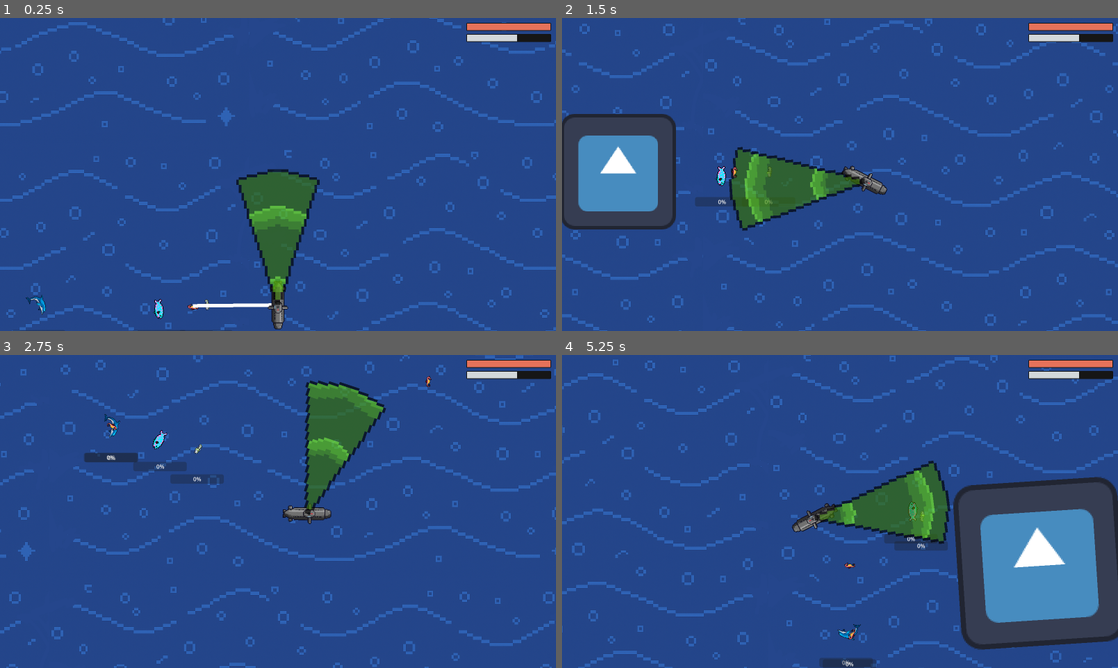
Above: before the commit, frames 1-4 (two rows, left to right).
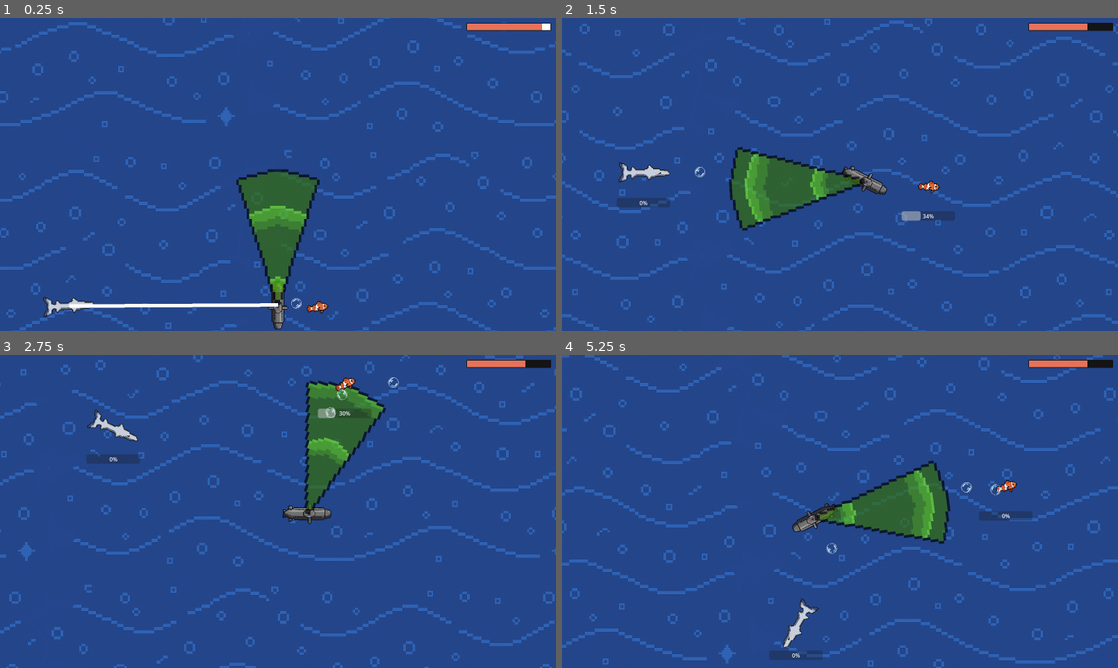
Above: after the commit, the same moments.

Repository: AbuHarambe/Deepsea_Invaders
Game: Godot game, scene res://Scenes/main.tscn
Same seed, same stepped clock (60 frames per second), same inputs: the game is played once before the commit and once after it. This scene is started directly instead of the project's main scene. The engine's default icon, where the game draws it, is replaced by a stand-in: a white triangle on a blue panel in a dark square.
Inputs (mouse positions are in pixels of both pictures, inside the frame that each line leads up to):
- Up to frame 1 (0.25 s): no input
- Up to frame 2 (1.5 s): move the mouse to (962, 158) at 0.52 s; hold D (Right) 0.53-1.28 s; click (962, 158) at 0.67 s; move the mouse to (728, 190) at 1.27 s; hold S (Down) from 1.28 s (still down)
- Up to frame 3 (2.75 s): move the mouse to (333, 442) at 2.02 s; release S (Down) at 2.03 s; hold D (Right) from 2.03 s (still down)
- Up to frame 4 (5.25 s): move the mouse to (812, 574) at 2.77 s; release D (Right) at 2.78 s; hold W (Up) 2.78-3.53 s; click (812, 574) at 2.92 s; move the mouse to (1006, 558) at 3.52 s; hold A (Left) 3.53-5.03 s; move the mouse to (673, 464) at 4.27 s; move the mouse to (867, 511) at 5.02 s; hold S (Down) from 5.03 s (still down); click (867, 511) at 5.17 s

The runs differ from the first frame. In frame 1, 1.4% of the frame differs, in the area x 2-100%, y 1-100%; in frame 2, 8.7%; in frame 3, 1.9%; in frame 4, 26%, in the area x 0-100%, y 0-100%.

Commit message:
BUGS
Projectiles work now
Assets are Rotated Correctly
Collisions work correctly
Scanner works

TO-DO:
Fische sollten einen teilaspekt im code haben, der denen sagt, dass sie sich gegenseiteg nicht zu nahe kommen wollen.
Spawner und Level Mechanik muss noch gemacht werden

Diff:
--- a/Assets/Data/wiki_data.json
+++ b/Assets/Data/wiki_data.json
@@ -2,75 +2,75 @@
 	{
 		"name": "Clownfisch",
 		"tier1": "[b]Tier 1[/b]
-[table=2]
-[cell][b]Eigenschaft[/b][/cell]
-[cell][b]Anemonenfische[/b][/cell]
+			[table=2]
+			[cell][b]Eigenschaft[/b][/cell]
+			[cell][b]Anemonenfische[/b][/cell]
 
-[cell]Artenanzahl[/cell]
-[cell]ca. 30[/cell]
+			[cell]Artenanzahl[/cell]
+			[cell]ca. 30[/cell]
 
-[cell]Größe[/cell]
-[cell]Bis zu 20cm[/cell]
+			[cell]Größe[/cell]
+			[cell]Bis zu 20cm[/cell]
 
-[cell]Gewicht[/cell]
-[cell]Bis zu 200g[/cell]
+			[cell]Gewicht[/cell]
+			[cell]Bis zu 200g[/cell]
 
-[cell]Lebensraum[/cell]
-[cell]Symbiose mit Anemonen; Schutz durch Schleimschicht vor dem Nesselgift der Anemone[/cell]
+			[cell]Lebensraum[/cell]
+			[cell]Symbiose mit Anemonen; Schutz durch Schleimschicht vor dem Nesselgift der Anemone[/cell]
 
-[cell]Lebensweise[/cell]
-[cell]Harem mit einen [b]festen[/b] Paar[/cell]
+			[cell]Lebensweise[/cell]
+			[cell]Harem mit einen [b]festen[/b] Paar[/cell]
 
-[cell]Fortpflanzung[/cell]
-[cell]Eiablage bei Vollmond vor Anemone; ca. 250 Eier[/cell]
+			[cell]Fortpflanzung[/cell]
+			[cell]Eiablage bei Vollmond vor Anemone; ca. 250 Eier[/cell]
 
-[cell]Ernährung[/cell]
-[cell]Allesfresser (Plankton, kleine Krebstiere, Algenreste)[/cell]
+			[cell]Ernährung[/cell]
+			[cell]Allesfresser (Plankton, kleine Krebstiere, Algenreste)[/cell]
 
-[cell]Lebenserwartung[/cell]
-[cell]Bis zu 10 Jahre[/cell]
-[/table]
-",
-		"tier2": "[b]Tier 2[/b]
-Der Anemonenfisch ist der bunte WG-Bewohner der Korallenstadt: klein, laut, emotional abhängig – und definitiv passiv-aggressiv.
-Sein ganzes Leben dreht sich um eine schleimige Mitbewohnerin: die Seeanemone.
-Er lebt darin, schläft darin, verteidigt sie – und wenn man’s genau nimmt, macht sie den ganzen Job, während er rummeckert und Algen futtert.
+			[cell]Lebenserwartung[/cell]
+			[cell]Bis zu 10 Jahre[/cell]
+			[/table]
+			",
+					"tier2": "[b]Tier 2[/b]
+			Der Anemonenfisch ist der bunte WG-Bewohner der Korallenstadt: klein, laut, emotional abhängig – und definitiv passiv-aggressiv.
+			Sein ganzes Leben dreht sich um eine schleimige Mitbewohnerin: die Seeanemone.
+			Er lebt darin, schläft darin, verteidigt sie – und wenn man’s genau nimmt, macht sie den ganzen Job, während er rummeckert und Algen futtert.
 
-Die Rangordnung in so einer Anemonenfisch-WG ist klar geregelt:
+			Die Rangordnung in so einer Anemonenfisch-WG ist klar geregelt:
 
-1. Die Chefin (größtes Weibchen)
-2. Der Stellvertreter (Männchen)
-3. Eine Handvoll Untertanen, die alle hoffen, irgendwann befördert zu werden – durch biologischen Aufstieg via Geschlechtsumwandlung.
+			1. Die Chefin (größtes Weibchen)
+			2. Der Stellvertreter (Männchen)
+			3. Eine Handvoll Untertanen, die alle hoffen, irgendwann befördert zu werden – durch biologischen Aufstieg via Geschlechtsumwandlung.
 
-Wenn die Chefin stirbt, verwandelt sich das ranghöchste Männchen einfach in ein Weibchen.
-Kein Drama, keine Therapie – Evolution als Instant-Transition-Service.
-Fun Fact: Anemonenfische sind gegen das Gift ihrer Wirtin immun, aber nur, weil sie sich täglich mit ihrem Schleim einreiben.
-Ja, du hast richtig gelesen: Sie massieren sich mit Anemonenschleim, um nicht gefressen zu werden.
-Wenn das kein toxisches Verhältnis ist, weiß ich auch nicht.
+			Wenn die Chefin stirbt, verwandelt sich das ranghöchste Männchen einfach in ein Weibchen.
+			Kein Drama, keine Therapie – Evolution als Instant-Transition-Service.
+			Fun Fact: Anemonenfische sind gegen das Gift ihrer Wirtin immun, aber nur, weil sie sich täglich mit ihrem Schleim einreiben.
+			Ja, du hast richtig gelesen: Sie massieren sich mit Anemonenschleim, um nicht gefressen zu werden.
+			Wenn das kein toxisches Verhältnis ist, weiß ich auch nicht.
 
-Kurz gesagt: Der Anemonenfisch ist das Paradebeispiel für Co-Abhängigkeit – biologisch brillant, emotional fragwürdig, und immer leicht überfordert.",
-		"tier3": " [b]Tier 3[/b]
-Tiefseebericht AM-21 / „Kolonie des Schweigens“
+			Kurz gesagt: Der Anemonenfisch ist das Paradebeispiel für Co-Abhängigkeit – biologisch brillant, emotional fragwürdig, und immer leicht überfordert.",
+					"tier3": " [b]Tier 3[/b]
+			Tiefseebericht AM-21 / „Kolonie des Schweigens“
 
-Ort: Abhang eines toten Korallenriffs – 63 m Tiefe
-Expedition: Coral Genome Initiative
+			Ort: Abhang eines toten Korallenriffs – 63 m Tiefe
+			Expedition: Coral Genome Initiative
 
-„Die Anemonen sind tot. Aber sie… bewegen sich noch.“
+			„Die Anemonen sind tot. Aber sie… bewegen sich noch.“
 
-Zwischen versteinerten Polypen glimmen schwache Lichter.
-Anemonenfische schwimmen darin, geordnet, synchron – keiner frisst, keiner schläft.
-Ihr Verhalten ist untypisch: Sie bilden Formationen, wie Schriftzeichen, die im Sand zerfallen.
+			Zwischen versteinerten Polypen glimmen schwache Lichter.
+			Anemonenfische schwimmen darin, geordnet, synchron – keiner frisst, keiner schläft.
+			Ihr Verhalten ist untypisch: Sie bilden Formationen, wie Schriftzeichen, die im Sand zerfallen.
 
-DNA-Proben zeigen, dass die Fische ihre Schleimschicht verändert haben:
-Neue Proteine, identisch in allen Individuen – als würden sie gemeinsam ein neues Gewebe bilden.
+			DNA-Proben zeigen, dass die Fische ihre Schleimschicht verändert haben:
+			Neue Proteine, identisch in allen Individuen – als würden sie gemeinsam ein neues Gewebe bilden.
 
-„Wir dachten, sie suchen nur Schutz. Aber vielleicht war die Anemone nie der Wirt.“
+			„Wir dachten, sie suchen nur Schutz. Aber vielleicht war die Anemone nie der Wirt.“
 
-Letzter Logbucheintrag, aufgenommen über Hydrophon:
-Ein pulsierendes Geräusch, halb Strom, halb Atem.
-Dann eine verzerrte Stimme, kaum hörbar:
+			Letzter Logbucheintrag, aufgenommen über Hydrophon:
+			Ein pulsierendes Geräusch, halb Strom, halb Atem.
+			Dann eine verzerrte Stimme, kaum hörbar:
 
-„Die Anemone… spricht jetzt durch sie.“
+			„Die Anemone… spricht jetzt durch sie.“
 "
 	},
 	{
--- a/Entities/Enemys/Barracuda_Sniper.tscn
+++ b/Entities/Enemys/Barracuda_Sniper.tscn
@@ -1,13 +1,17 @@
-[gd_scene load_steps=4 format=3 uid="uid://r36rk7hmid4c"]
+[gd_scene load_steps=5 format=3 uid="uid://r36rk7hmid4c"]
 
 [ext_resource type="PackedScene" uid="uid://bql5gie2os6e0" path="res://Entities/Bars/scan_progress_bar.tscn" id="1_0wgdi"]
+[ext_resource type="Script" uid="uid://iq1hfkjvaawf" path="res://Entities/Templates/EnemySniper.gd" id="1_ah7v0"]
 [ext_resource type="Texture2D" uid="uid://0ha2wj16x5vf" path="res://Assets/Visual/Blubblubs/Barracuda_Sniper.png" id="2_x7f8r"]
 
-[sub_resource type="CircleShape2D" id="CircleShape2D_x7f8r"]
+[sub_resource type="CapsuleShape2D" id="CapsuleShape2D_x7f8r"]
+radius = 13.0
+height = 144.0
 
 [node name="BarracudaSniper" type="CharacterBody2D" groups=["enemies"]]
 collision_layer = 4
 collision_mask = 17
+script = ExtResource("1_ah7v0")
 
 [node name="ScanProgressBar" parent="." instance=ExtResource("1_0wgdi")]
 offset_left = -80.0
@@ -18,7 +22,10 @@
 size_flags_vertical = 4
 
 [node name="Sprite2D" type="Sprite2D" parent="."]
+scale = Vector2(2, 2)
 texture = ExtResource("2_x7f8r")
 
+[node name="Line2D" type="Line2D" parent="."]
+
 [node name="CollisionShape2D" type="CollisionShape2D" parent="."]
-shape = SubResource("CircleShape2D_x7f8r")
+shape = SubResource("CapsuleShape2D_x7f8r")
--- a/Entities/Enemys/Clownfish_Rapidfire.tscn
+++ b/Entities/Enemys/Clownfish_Rapidfire.tscn
@@ -5,15 +5,17 @@
 [ext_resource type="PackedScene" uid="uid://bflshfviyycqv" path="res://Entities/Templates/Projectile.tscn" id="2_d4dkf"]
 [ext_resource type="Texture2D" uid="uid://v18wu4gokvrk" path="res://Assets/Visual/Blubblubs/Clownfisch.png" id="4_j4mhh"]
 
-[sub_resource type="CircleShape2D" id="CircleShape2D_8sxnv"]
+[sub_resource type="CapsuleShape2D" id="CapsuleShape2D_w867c"]
+radius = 12.0
+height = 62.0
 
-[node name="ClownfishRapidfire" type="CharacterBody2D"]
+[node name="ClownfishRapidfire" type="CharacterBody2D" groups=["enemies"]]
 collision_layer = 4
 collision_mask = 9
 script = ExtResource("1_w867c")
 ammo_scene = ExtResource("2_d4dkf")
 
-[node name="ScanProgressBar" parent="." groups=["enemies"] instance=ExtResource("1_t8eoa")]
+[node name="ScanProgressBar" parent="." instance=ExtResource("1_t8eoa")]
 offset_left = -80.0
 offset_top = 72.0
 offset_right = 74.0
@@ -22,7 +24,8 @@
 size_flags_vertical = 4
 
 [node name="Sprite2D" type="Sprite2D" parent="."]
+scale = Vector2(2, 2)
 texture = ExtResource("4_j4mhh")
 
 [node name="CollisionShape2D" type="CollisionShape2D" parent="."]
-shape = SubResource("CircleShape2D_8sxnv")
+shape = SubResource("CapsuleShape2D_w867c")
--- a/Entities/Enemys/Delpin_AOE.tscn
+++ b/Entities/Enemys/Delpin_AOE.tscn
@@ -5,7 +5,9 @@
 [ext_resource type="Texture2D" uid="uid://nq0shklekhdr" path="res://Assets/Visual/Blubblubs/Delfin.png" id="2_4e8fs"]
 [ext_resource type="PackedScene" uid="uid://d0j3sku8bfo52" path="res://Entities/Templates/AirRing.tscn" id="2_n487f"]
 
-[sub_resource type="CircleShape2D" id="CircleShape2D_teeny"]
+[sub_resource type="CapsuleShape2D" id="CapsuleShape2D_o1qon"]
+radius = 30.0
+height = 114.0
 
 [node name="DelpinAoe" type="CharacterBody2D" groups=["enemies"]]
 collision_layer = 4
@@ -21,8 +23,9 @@
 size_flags_horizontal = 4
 size_flags_vertical = 4
 
+[node name="Sprite2D" type="Sprite2D" parent="."]
+scale = Vector2(2, 2)
+texture = ExtResource("2_4e8fs")
+
 [node name="CollisionShape2D" type="CollisionShape2D" parent="."]
-shape = SubResource("CircleShape2D_teeny")
-
-[node name="Sprite2D" type="Sprite2D" parent="."]
-texture = ExtResource("2_4e8fs")
+shape = SubResource("CapsuleShape2D_o1qon")
--- a/Entities/Enemys/MahiMahi_Rapidfire.tscn
+++ b/Entities/Enemys/MahiMahi_Rapidfire.tscn
@@ -5,7 +5,9 @@
 [ext_resource type="PackedScene" uid="uid://bql5gie2os6e0" path="res://Entities/Bars/scan_progress_bar.tscn" id="3_crf71"]
 [ext_resource type="Texture2D" uid="uid://f0mh6k072rl5" path="res://Assets/Visual/Blubblubs/MahiMahi_Rapidfire.png" id="4_v15f4"]
 
-[sub_resource type="CircleShape2D" id="CircleShape2D_174ag"]
+[sub_resource type="CapsuleShape2D" id="CapsuleShape2D_1lw2y"]
+radius = 26.0
+height = 132.0
 
 [node name="MahiMahiRapidfire" type="CharacterBody2D"]
 collision_layer = 4
@@ -22,7 +24,8 @@
 size_flags_vertical = 4
 
 [node name="Sprite2D" type="Sprite2D" parent="."]
+scale = Vector2(2, 2)
 texture = ExtResource("4_v15f4")
 
 [node name="CollisionShape2D" type="CollisionShape2D" parent="."]
-shape = SubResource("CircleShape2D_174ag")
+shape = SubResource("CapsuleShape2D_1lw2y")
--- a/Entities/Enemys/Parrot_Assasin.tscn
+++ b/Entities/Enemys/Parrot_Assasin.tscn
@@ -4,8 +4,9 @@
 [ext_resource type="Texture2D" uid="uid://dbbbfafiriym6" path="res://Assets/Visual/Blubblubs/Papgeifisch.png" id="2_fjgcv"]
 [ext_resource type="PackedScene" uid="uid://bql5gie2os6e0" path="res://Entities/Bars/scan_progress_bar.tscn" id="3_anl6a"]
 
-[sub_resource type="RectangleShape2D" id="RectangleShape2D_1f0kj"]
-size = Vector2(127, 127)
+[sub_resource type="CapsuleShape2D" id="CapsuleShape2D_nkwqm"]
+radius = 13.0
+height = 58.0
 
 [node name="MeleeEnemy" type="CharacterBody2D" groups=["enemies"]]
 collision_layer = 4
@@ -13,13 +14,11 @@
 script = ExtResource("1_nkwqm")
 
 [node name="Sprite2D" type="Sprite2D" parent="."]
-position = Vector2(-0.99998474, 9.000015)
 scale = Vector2(2, 2)
 texture = ExtResource("2_fjgcv")
 
 [node name="CollisionShape2D" type="CollisionShape2D" parent="."]
-position = Vector2(-0.5, -0.5)
-shape = SubResource("RectangleShape2D_1f0kj")
+shape = SubResource("CapsuleShape2D_nkwqm")
 
 [node name="ScanProgressBar" parent="." instance=ExtResource("3_anl6a")]
 offset_left = -80.0
--- a/Entities/Enemys/Pufferfish_Tank.tscn
+++ b/Entities/Enemys/Pufferfish_Tank.tscn
@@ -4,7 +4,9 @@
 [ext_resource type="PackedScene" uid="uid://bql5gie2os6e0" path="res://Entities/Bars/scan_progress_bar.tscn" id="1_k21cm"]
 [ext_resource type="Texture2D" uid="uid://d2r5a40qtqj4p" path="res://Assets/Visual/Blubblubs/Kugelfisch.png" id="3_5dv63"]
 
-[sub_resource type="CircleShape2D" id="CircleShape2D_0pk5r"]
+[sub_resource type="CapsuleShape2D" id="CapsuleShape2D_5dv63"]
+radius = 12.0
+height = 62.0
 
 [node name="PufferfishTank" type="CharacterBody2D"]
 collision_layer = 4
@@ -19,8 +21,9 @@
 size_flags_horizontal = 4
 size_flags_vertical = 4
 
+[node name="Sprite2D" type="Sprite2D" parent="."]
+scale = Vector2(2, 2)
+texture = ExtResource("3_5dv63")
+
 [node name="CollisionShape2D" type="CollisionShape2D" parent="."]
-shape = SubResource("CircleShape2D_0pk5r")
-
-[node name="Sprite2D" type="Sprite2D" parent="."]
-texture = ExtResource("3_5dv63")
+shape = SubResource("CapsuleShape2D_5dv63")
--- a/Entities/Enemys/Seahorse_Sniper.tscn
+++ b/Entities/Enemys/Seahorse_Sniper.tscn
@@ -5,7 +5,8 @@
 [ext_resource type="PackedScene" uid="uid://nw35c5qyf0bf" path="res://Entities/Templates/Bullet_Seahorse.tscn" id="2_1ae0v"]
 [ext_resource type="Texture2D" uid="uid://dx2j4grwyrdt5" path="res://Assets/Visual/Blubblubs/Seepferdchen.png" id="3_1ae0v"]
 
-[sub_resource type="CircleShape2D" id="CircleShape2D_srb1f"]
+[sub_resource type="RectangleShape2D" id="RectangleShape2D_1ae0v"]
+size = Vector2(58, 29)
 
 [node name="SeahorseSniper" type="CharacterBody2D" groups=["enemies"]]
 collision_layer = 4
@@ -22,9 +23,11 @@
 size_flags_vertical = 4
 
 [node name="Sprite2D" type="Sprite2D" parent="."]
+scale = Vector2(2, 2)
 texture = ExtResource("3_1ae0v")
 
 [node name="CollisionShape2D" type="CollisionShape2D" parent="."]
-shape = SubResource("CircleShape2D_srb1f")
+position = Vector2(0, 1)
+shape = SubResource("RectangleShape2D_1ae0v")
 
 [node name="Line2D" type="Line2D" parent="."]
--- a/Entities/Enemys/Swordfish_Assasin.tscn
+++ b/Entities/Enemys/Swordfish_Assasin.tscn
@@ -4,7 +4,9 @@
 [ext_resource type="Script" uid="uid://fqxy3y7e7y8e" path="res://Entities/Templates/EnemyAssassin.gd" id="1_u5a76"]
 [ext_resource type="Texture2D" uid="uid://m538bux4m1g6" path="res://Assets/Visual/Blubblubs/Swordfish_assain.png" id="2_2hbbe"]
 
-[sub_resource type="CircleShape2D" id="CircleShape2D_2hbbe"]
+[sub_resource type="CapsuleShape2D" id="CapsuleShape2D_u5a76"]
+radius = 21.0
+height = 148.0
 
 [node name="SwordfishAssasin" type="CharacterBody2D" groups=["enemies"]]
 collision_layer = 4
@@ -20,7 +22,8 @@
 size_flags_vertical = 4
 
 [node name="Sprite2D" type="Sprite2D" parent="."]
+scale = Vector2(2, 2)
 texture = ExtResource("2_2hbbe")
 
 [node name="CollisionShape2D" type="CollisionShape2D" parent="."]
-shape = SubResource("CircleShape2D_2hbbe")
+shape = SubResource("CapsuleShape2D_u5a76")
--- a/Entities/Enemys/Tuna_AOE.tscn
+++ b/Entities/Enemys/Tuna_AOE.tscn
@@ -5,7 +5,8 @@
 [ext_resource type="PackedScene" uid="uid://fmjguu4inp5j" path="res://Entities/Templates/StandardAoEBullet.tscn" id="2_x3v5n"]
 [ext_resource type="Texture2D" uid="uid://b6moilxlc2way" path="res://Assets/Visual/Blubblubs/tuna.png" id="4_x3v5n"]
 
-[sub_resource type="CircleShape2D" id="CircleShape2D_eikkn"]
+[sub_resource type="CapsuleShape2D" id="CapsuleShape2D_x3v5n"]
+height = 56.0
 
 [node name="TunaAoe" type="CharacterBody2D" groups=["enemies"]]
 collision_layer = 4
@@ -22,7 +23,8 @@
 size_flags_vertical = 4
 
 [node name="Sprite2D" type="Sprite2D" parent="."]
+scale = Vector2(2, 2)
 texture = ExtResource("4_x3v5n")
 
 [node name="CollisionShape2D" type="CollisionShape2D" parent="."]
-shape = SubResource("CircleShape2D_eikkn")
+shape = SubResource("CapsuleShape2D_x3v5n")
--- a/Entities/Enemys/Turtle_Tank.tscn
+++ b/Entities/Enemys/Turtle_Tank.tscn
@@ -4,7 +4,9 @@
 [ext_resource type="PackedScene" uid="uid://bql5gie2os6e0" path="res://Entities/Bars/scan_progress_bar.tscn" id="1_y5w7w"]
 [ext_resource type="Texture2D" uid="uid://b34hsrj4bytul" path="res://Assets/Visual/Blubblubs/Trutle_Tank.png" id="2_1n47f"]
 
-[sub_resource type="CircleShape2D" id="CircleShape2D_on2tx"]
+[sub_resource type="CapsuleShape2D" id="CapsuleShape2D_1n47f"]
+radius = 35.0
+height = 124.0
 
 [node name="TurtleTank" type="CharacterBody2D" groups=["enemies"]]
 collision_layer = 4
@@ -19,8 +21,9 @@
 size_flags_horizontal = 4
 size_flags_vertical = 4
 
+[node name="Sprite2D" type="Sprite2D" parent="."]
+scale = Vector2(2, 2)
+texture = ExtResource("2_1n47f")
+
 [node name="CollisionShape2D" type="CollisionShape2D" parent="."]
-shape = SubResource("CircleShape2D_on2tx")
-
-[node name="Sprite2D" type="Sprite2D" parent="."]
-texture = ExtResource("2_1n47f")
+shape = SubResource("CapsuleShape2D_1n47f")
--- a/Entities/Player/player.tscn
+++ b/Entities/Player/player.tscn
@@ -64,8 +64,8 @@
 
 [node name="Scanner" type="Area2D" parent="."]
 scale = Vector2(5, 5)
-collision_layer = 2
-collision_mask = 3
+collision_layer = 0
+collision_mask = 4
 monitorable = false
 script = ExtResource("3_prmdv")
 
--- a/Entities/Templates/Bullet_Seahorse.gd
+++ b/Entities/Templates/Bullet_Seahorse.gd
@@ -2,6 +2,7 @@
 
 var velocity = Vector2.ZERO
 var damage = 10
+@onready var player = get_tree().get_first_node_in_group("player_group")
 
 func _physics_process(delta):
 	position += velocity * delta
@@ -9,7 +10,7 @@
 # Wenn die Kugel etwas trifft
 func _on_body_entered(body):
 	if body.is_in_group("player_group"):
-		body.take_damage(damage)
+		player.take_damage(damage)
 		queue_free() # Kugel zerstören
 	elif not body.is_in_group("enemy_group"):
 		queue_free() # An Wänden zerstören
--- a/Entities/Templates/Bullet_Seahorse.tscn
+++ b/Entities/Templates/Bullet_Seahorse.tscn
@@ -6,7 +6,7 @@
 [sub_resource type="RectangleShape2D" id="RectangleShape2D_csamx"]
 
 [node name="BulletSeahorse" type="Area2D"]
-collision_mask = 0
+collision_layer = 16
 script = ExtResource("1_kimgb")
 
 [node name="Sprite2D" type="Sprite2D" parent="."]
--- a/Entities/Templates/Projectile.tscn
+++ b/Entities/Templates/Projectile.tscn
@@ -1,9 +1,10 @@
 [gd_scene load_steps=4 format=3 uid="uid://bflshfviyycqv"]
 
 [ext_resource type="Script" uid="uid://yp1w72182xmn" path="res://Entities/Templates/projectile.gd" id="1_k2vgr"]
-[ext_resource type="Texture2D" uid="uid://bjhdtsjvr6wry" path="res://Assets/Visual/icon.svg" id="2_k2vgr"]
+[ext_resource type="Texture2D" uid="uid://c7fsal53ggeib" path="res://Assets/Visual/Bubble.png" id="2_k2vgr"]
 
 [sub_resource type="CircleShape2D" id="CircleShape2D_k2vgr"]
+radius = 15.033297
 
 [node name="Projectile" type="Area2D"]
 collision_layer = 16
@@ -14,3 +15,5 @@
 
 [node name="CollisionShape2D" type="CollisionShape2D" parent="."]
 shape = SubResource("CircleShape2D_k2vgr")
+
+[connection signal="body_entered" from="." to="." method="_on_body_entered"]
--- a/Entities/Templates/Projectile_AirRing.gd
+++ b/Entities/Templates/Projectile_AirRing.gd
@@ -4,6 +4,7 @@
 @export var damage: int = 15
 @export var growth_rate: float = 1.5 # Wie schnell er größer wird
 @export var max_size: float = 4.0    # Wann er platzt
+@onready var player = get_tree().get_first_node_in_group("player_group")
 
 var velocity = Vector2.ZERO
 
@@ -22,7 +23,7 @@
 func _on_body_entered(body: Node2D) -> void:
 	if body.is_in_group("player_group"):
 		if body.has_method("take_damage"):
-			body.take_damage(damage)
+			player.take_damage(damage)
 			pop_bubble()
 		# Optional: Ring zerstören beim Treffer?
 		# Bei AoE lässt man ihn oft weiterfliegen ("Durchschlag").
--- a/Entities/Templates/base_melee_blubblub.tscn
+++ b/Entities/Templates/base_melee_blubblub.tscn
@@ -13,7 +13,7 @@
 
 [node name="Sprite2D" type="Sprite2D" parent="."]
 position = Vector2(-0.99998474, 9.000015)
-scale = Vector2(2, 2)
+scale = Vector2(4, 4)
 texture = ExtResource("2_ebrao")
 
 [node name="CollisionShape2D" type="CollisionShape2D" parent="."]
--- a/Entities/Templates/base_ranged_blubblub.tscn
+++ b/Entities/Templates/base_ranged_blubblub.tscn
@@ -11,7 +11,8 @@
 script = ExtResource("1_7mwjo")
 
 [node name="Sprite2D" type="Sprite2D" parent="."]
-scale = Vector2(2, 2)
+rotation = -1.5707964
+scale = Vector2(4, 4)
 
 [node name="CollisionShape2D" type="CollisionShape2D" parent="."]
 shape = SubResource("RectangleShape2D_1f0kj")
--- a/Entities/Templates/projectile.gd
+++ b/Entities/Templates/projectile.gd
@@ -2,6 +2,7 @@
 
 var velocity = Vector2.ZERO
 var damage = 10
+@onready var player = get_tree().get_first_node_in_group("player_group")
 
 func _physics_process(delta):
 	position += velocity * delta
@@ -9,7 +10,7 @@
 func _on_body_entered(body):
 	if body.is_in_group("player_group"): # Stelle sicher, dass dein Player in dieser Gruppe ist
 		if body.has_method("take_damage"):
-			body.take_damage(damage)
+			player.take_damage(damage)
 		queue_free() # Kugel löschen
 	elif not body.is_in_group("enemy_group"): # Damit sie nicht an anderen Gegnern zerschellt
 		queue_free() # An Wänden löschen
--- a/Scenes/background.tscn
+++ b/Scenes/background.tscn
@@ -1,7 +1,7 @@
 [gd_scene load_steps=3 format=3 uid="uid://c38uipep74dgj"]
 
 [ext_resource type="Script" uid="uid://b6sssrrxdaqeo" path="res://Scripts/background.gd" id="1_sn1xx"]
-[ext_resource type="Texture2D" uid="uid://b4ok5fb25wis7" path="res://Assets/Visual/ChatGPT Image Nov 13, 2025 at 11_42_14 AM.png" id="2_pojwb"]
+[ext_resource type="Texture2D" uid="uid://b4ok5fb25wis7" path="res://Assets/Visual/Basic_Hintergrund.png" id="2_pojwb"]
 
 [node name="Background" type="Node2D"]
 script = ExtResource("1_sn1xx")
--- a/Scenes/main.tscn
+++ b/Scenes/main.tscn
@@ -1,13 +1,12 @@
-[gd_scene load_steps=10 format=3 uid="uid://dktdyic4puxgw"]
+[gd_scene load_steps=9 format=3 uid="uid://dktdyic4puxgw"]
 
 [ext_resource type="PackedScene" uid="uid://bg4a3kqnpolqt" path="res://Entities/Player/player.tscn" id="1_jjgbg"]
-[ext_resource type="Script" path="res://Scripts/main.gd" id="1_jjvhh"]
-[ext_resource type="PackedScene" path="res://Scenes/background.tscn" id="2_ynf5e"]
-[ext_resource type="PackedScene" uid="uid://boh088qdnu8et" path="res://Entities/Enemys/Seahorse_Sniper.tscn" id="3_6bp64"]
+[ext_resource type="Script" uid="uid://dc4utg2h24prv" path="res://Scripts/main.gd" id="1_jjvhh"]
+[ext_resource type="PackedScene" uid="uid://c38uipep74dgj" path="res://Scenes/background.tscn" id="2_ynf5e"]
 [ext_resource type="PackedScene" uid="uid://dj1shnag1egsc" path="res://Entities/Bars/health_bar.tscn" id="3_8gbba"]
-[ext_resource type="PackedScene" uid="uid://ct0qawatvsold" path="res://Entities/Enemys/Delpin_AOE.tscn" id="4_344ge"]
-[ext_resource type="PackedScene" uid="uid://cl4pgawjyxh5q" path="res://Entities/Enemys/Parrot_Assasin.tscn" id="4_ynf5e"]
-[ext_resource type="PackedScene" uid="uid://dsyn54yxcb8n1" path="res://Entities/Enemys/Pufferfish_Tank.tscn" id="5_hptm8"]
+[ext_resource type="PackedScene" uid="uid://bflshfviyycqv" path="res://Entities/Templates/Projectile.tscn" id="3_21xkr"]
+[ext_resource type="PackedScene" uid="uid://dt1xkib48mtxs" path="res://Entities/Enemys/Clownfish_Rapidfire.tscn" id="3_344ge"]
+[ext_resource type="PackedScene" uid="uid://r36rk7hmid4c" path="res://Entities/Enemys/Barracuda_Sniper.tscn" id="5_6bp64"]
 [ext_resource type="PackedScene" uid="uid://bcato4c1m12r2" path="res://Entities/Bars/generic_progress_bar.tscn" id="6_21xkr"]
 
 [node name="Main" type="Node2D"]
@@ -18,24 +17,19 @@
 position = Vector2(504, 360)
 follow_node = NodePath("../Player")
 
-[node name="DelpinAoe" parent="." instance=ExtResource("4_344ge")]
-position = Vector2(-158, 85)
-
-[node name="MeleeEnemy" parent="." instance=ExtResource("4_ynf5e")]
-position = Vector2(201, -72)
-
-[node name="PufferfishTank" parent="." instance=ExtResource("5_hptm8")]
-position = Vector2(337, 113)
-
-[node name="SeahorseSniper" parent="." instance=ExtResource("3_6bp64")]
-position = Vector2(401, -51)
-
 [node name="Player" parent="." groups=["player_group"] instance=ExtResource("1_jjgbg")]
 position = Vector2(587, -176)
 collision_mask = 5
 
 [node name="GameCamera" type="Camera2D" parent="Player"]
 position_smoothing_enabled = true
+
+[node name="ClownfishRapidfire" parent="." instance=ExtResource("3_344ge")]
+position = Vector2(650, 198)
+
+[node name="BarracudaSniper" parent="." instance=ExtResource("5_6bp64")]
+position = Vector2(-70, 89)
+ammo_scene = ExtResource("3_21xkr")
 
 [node name="HUD_Layer" type="CanvasLayer" parent="."]
 
@@ -47,6 +41,7 @@
 metadata/_edit_use_anchors_ = true
 
 [node name="Progress_Bar" parent="HUD_Layer" instance=ExtResource("6_21xkr")]
+visible = false
 offset_left = 1344.0
 offset_top = 48.0
 offset_right = 1584.0
Renamed: Assets/Visual/ChatGPT Image Nov 13, 2025 at 11_42_14 AM.png -> Assets/Visual/Basic_Hintergrund.png
Not shown, added: Assets/Visual/Basic_Hintergrund.png.import
Binary file changed: Assets/Visual/Blubblubs/Barracuda_Sniper.png
Binary file changed: Assets/Visual/Blubblubs/Clownfisch.png
Binary file changed: Assets/Visual/Blubblubs/Delfin.png
Binary file changed: Assets/Visual/Blubblubs/Kugelfisch.png
Binary file changed: Assets/Visual/Blubblubs/MahiMahi_Rapidfire.png
Binary file changed: Assets/Visual/Blubblubs/Papgeifisch.png
Binary file changed: Assets/Visual/Blubblubs/Seepferdchen.png
Binary file changed: Assets/Visual/Blubblubs/Swordfish_assain.png
Binary file changed: Assets/Visual/Blubblubs/Trutle_Tank.png
Binary file changed: Assets/Visual/Blubblubs/tuna.png
(and 2 more such lines)
